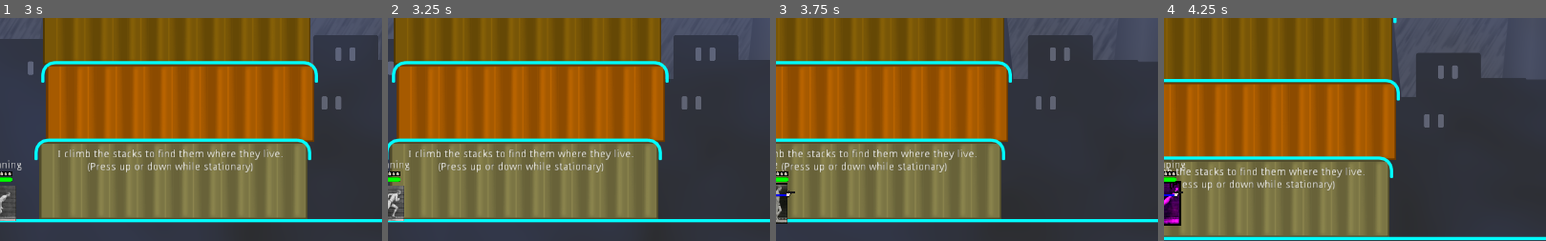
Above: before the commit, frames 1-4 (left to right).
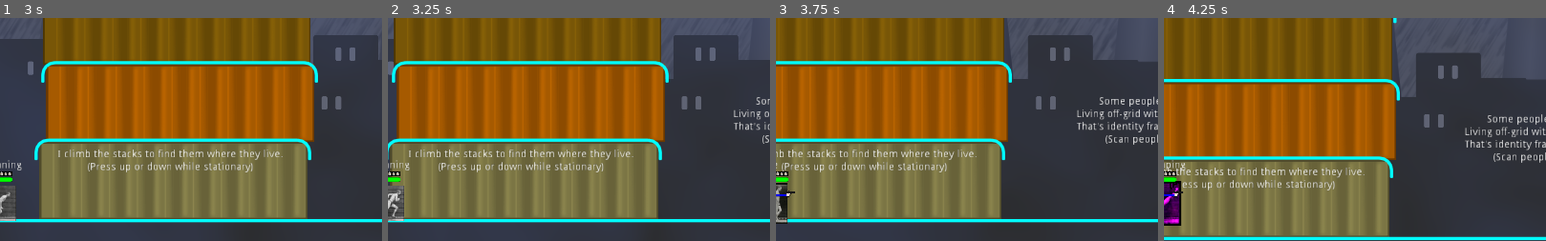
Above: after the commit, the same moments.

Repository: godot-wildlings/cyberpunk-jam-2019
Game: Godot game, scene res://Main.tscn
The game is run twice, just before and just after one commit, with the same random seed, the same clock (stepped at 60 frames per second) and the same inputs. The engine's default icon, where the game draws it, is replaced by a stand-in: a white triangle on a blue panel in a dark square.
Inputs:
- Up to frame 1 (3 s): click "Start" at 0.5 s; tap F (action_selected) at 1.25, 2, 2.75 s; hold D (mv_right) 1.28-2.03 s; tap ` (action_0) at 1.35 s; tap Space (jump) at 1.52, 2.27 s; hold S (mv_down) 2.03-2.78 s; tap 1 (action_1) at 2.1 s; hold D (mv_right) from 2.78 s (still down); tap 2 (action_2) at 2.85 s
- Up to frame 2 (3.25 s): keep holding D (mv_right)
- Up to frame 3 (3.75 s): tap F (action_selected) at 3.5 s; release D (mv_right) at 3.53 s; hold W (mv_up) from 3.53 s (still down); tap 3 (action_3) at 3.6 s
- Up to frame 4 (4.25 s): keep holding W (mv_up); tap Space (jump) at 3.77 s
The pictures show only the part of the screen within x 50-100%, y 9-58%; the shares and areas given below are measured in that part.

Frame 1 is identical in both runs. In frame 2, 0.4% of the frame differs, in the area x 90-100%, y 35-57%; in frame 3, 1.1%; in frame 4, 1.1%, in the area x 78-100%, y 43-65%.

Commit message:
hiding warnings

Diff:
--- a/Levels/Level1.tscn
+++ b/Levels/Level1.tscn
@@ -164,6 +164,7 @@
 shape = SubResource( 3 )
 
 [node name="Crates" type="Node2D" parent="."]
+editor/display_folded = true
 
 [node name="ShippingContainer1" parent="Crates" instance=ExtResource( 8 )]
 
@@ -230,6 +231,7 @@
 [node name="Scenery" type="Node2D" parent="."]
 
 [node name="InteractiveObjects" type="Node2D" parent="."]
+editor/display_folded = true
 
 [node name="Console" parent="InteractiveObjects" instance=ExtResource( 9 )]
 position = Vector2( 3017.31, 499.855 )
@@ -324,6 +326,28 @@
 (Press up or down while stationary)"
 align = 1
 
+[node name="Ghosts" type="Label" parent="Instructions"]
+margin_left = 171.999
+margin_top = 351.999
+margin_right = 409.999
+margin_bottom = 416.999
+text = "Some people are \"Ghosts\".
+Living off-grid with no digital identity.
+That's identity fraud, and it's a felony.
+(Scan people to check ID)"
+align = 1
+
+[node name="Avatars" type="Label" parent="Instructions"]
+margin_left = 558.998
+margin_top = 352.999
+margin_right = 811.998
+margin_bottom = 417.999
+text = "Some Robots pose as humans.
+They've stolen or forged their digital ID.
+That's Identity Fraud, and it's a felony.
+(Scan robots to check ID)"
+align = 1
+
 [node name="BGMusic" type="AudioStreamPlayer" parent="."]
 stream = ExtResource( 13 )
 volume_db = -15.0
--- a/Player/States/Entering.gd
+++ b/Player/States/Entering.gd
@@ -3,6 +3,7 @@
 
 var player : KinematicBody2D
 var my_state_num : int
+var warning_issued : bool = false
 
 func _ready():
 	player = get_parent().get_parent()
@@ -10,9 +11,13 @@
 
 func deferred_ready():
 	my_state_num = player.states.entering
+	if not warning_issued:
+		push_warning("relying on animation_finished for state changes is dangerouns")
+		warning_issued = true
 	if not player.animation_player.is_connected("animation_finished", self, "_on_animation_finished"):
 		player.animation_player.connect("animation_finished", self, "_on_animation_finished")
 
+#warning-ignore:unused_argument
 func activate(arguments : Array = []):
 	$EnteringSprite.show()
 	player.animation_player.play("enter")
@@ -21,10 +26,12 @@
 	player.animation_player.disconnect("animation_finished", self, "_on_animation_finished")
 	$EnteringSprite.hide()
 
+#warning-ignore:unused_argument
 func process_state(delta):
 	if player.state == my_state_num:
 		pass
 
 func _on_animation_finished(anim_name):
+
 	if anim_name == "enter":
 		player.set_state(player.states.hidden)
--- a/Player/States/Exiting.gd
+++ b/Player/States/Exiting.gd
@@ -3,6 +3,7 @@
 
 var player : KinematicBody2D
 var my_state_num : int
+var warning_issued : bool = false
 
 func _ready():
 	player = get_parent().get_parent()
@@ -10,9 +11,13 @@
 
 func deferred_ready():
 	my_state_num = player.states.entering
+	if not warning_issued:
+		push_warning("relying on animation_finished for state changes is dangerouns")
+		warning_issued = true
 	if not player.animation_player.is_connected("animation_finished", self, "_on_animation_finished"):
 		player.animation_player.connect("animation_finished", self, "_on_animation_finished")
 
+#warning-ignore:unused_argument
 func activate(arguments : Array = []):
 	$ExitingSprite.show()
 	player.animation_player.play("exit")
@@ -22,6 +27,7 @@
 	player.animation_player.disconnect("animation_finished", self, "_on_animation_finished")
 	$ExitingSprite.hide()
 
+#warning-ignore:unused_argument
 func process_state(delta):
 	if player.state == my_state_num:
 		pass
--- a/Player/States/Hidden.gd
+++ b/Player/States/Hidden.gd
@@ -8,12 +8,14 @@
 	player = get_parent().get_parent()
 	my_state_num = player.states.hidden
 
+#warning-ignore:unused_argument
 func activate(arguments : Array = []):
 	player.hide()
 
 func deactivate():
 	player.show()
 
+#warning-ignore:unused_argument
 func process_state(delta):
 	if player.state == my_state_num:
 		if Input.is_action_just_pressed("mv_down"):
--- a/Scenery/InteractiveObject.gd
+++ b/Scenery/InteractiveObject.gd
@@ -5,6 +5,7 @@
 
 
 enum object_types { door, terminal, letter, NPC }
+#warning-ignore:unused_class_variable
 export (object_types )var object_type : int = object_types.door
 
 export var hidden_to_player : bool = false
Not shown: 6 places in Player/Player.tscn that only renumber resources
